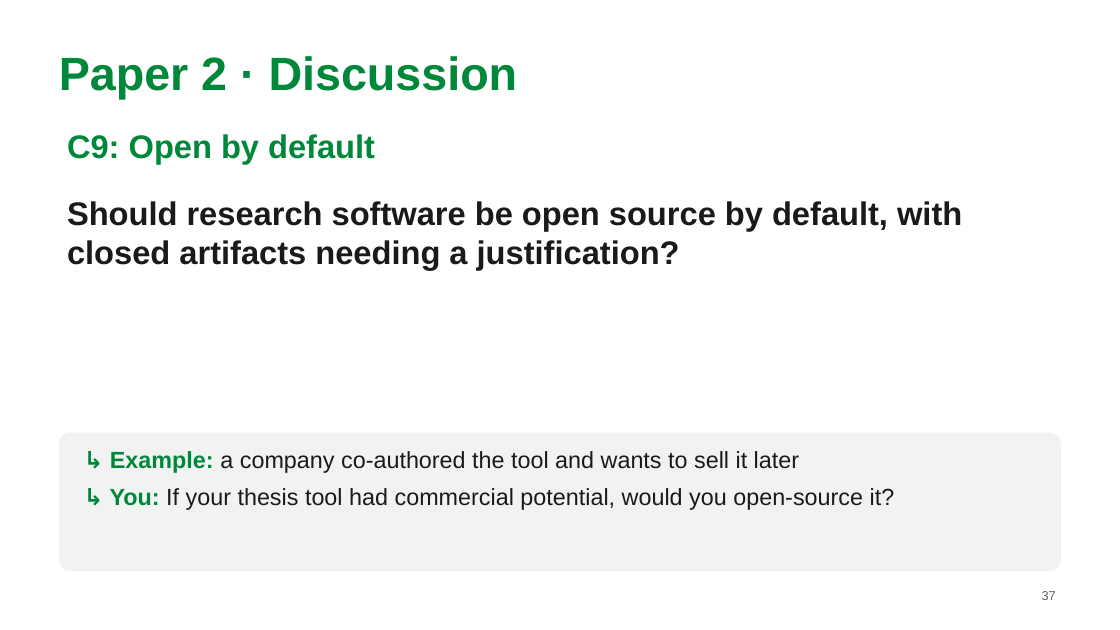
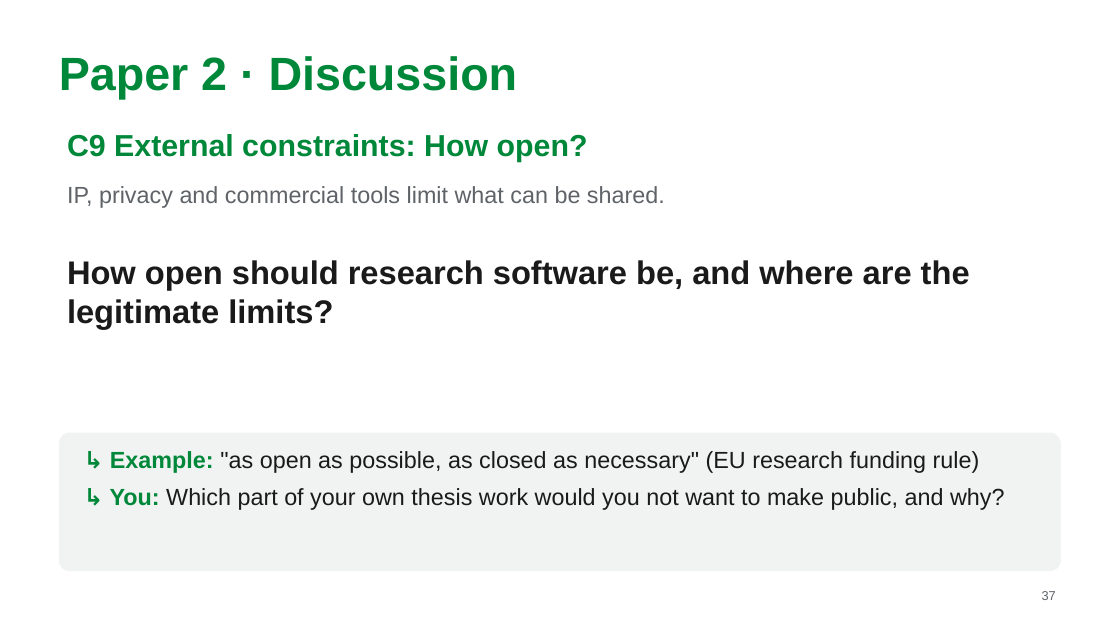
Before and after one commit to MarkAndreDuesing/Reprod_Docs_And_Notes, a slide deck: slide 37 of Vorl_2/slides/lecture2-team-paper2.pptx. Drawn at 1120x630 pixels with LibreOffice and Linux fonts; fonts in the diff are those of the drawing. Boxes give left, top, right and bottom in pixels: in the first picture for what was removed or moved away, otherwise in the second. Text is boxed around its words. In the diff, an @@ line names an element or a change of style, - is before the commit and + after.

```diff
--- a/Vorl_2/slides/lecture2-team-paper2.pptx
+++ b/Vorl_2/slides/lecture2-team-paper2.pptx
@@ text at <box>67,134,588,162</box>: text changed; size 28 to 26 pt @@
-C9: Open by default
+C9 External constraints: How open?
@@ text added at <box>67,186,665,208</box>, 20 pt, text #5F6368 @@
+IP, privacy and commercial tools limit what can be shared.
@@ text at <box>67,260,970,329</box>: text changed @@
-Should research software be open source by default, with closed artifacts needing a justification?
+How open should research software be, and where are the legitimate limits?
@@ text at <box>110,451,1005,510</box>: text changed @@
-↳ Example: a company co-authored the tool and wants to sell it later
-↳ You: If your thesis tool had commercial potential, would you open-source it?
+↳ Example: "as open as possible, as closed as necessary" (EU research funding rule)
+↳ You: Which part of your own thesis work would you not want to make public, and why?
```
Also in this commit, not shown: 18 other slides changed, 2 other files.
